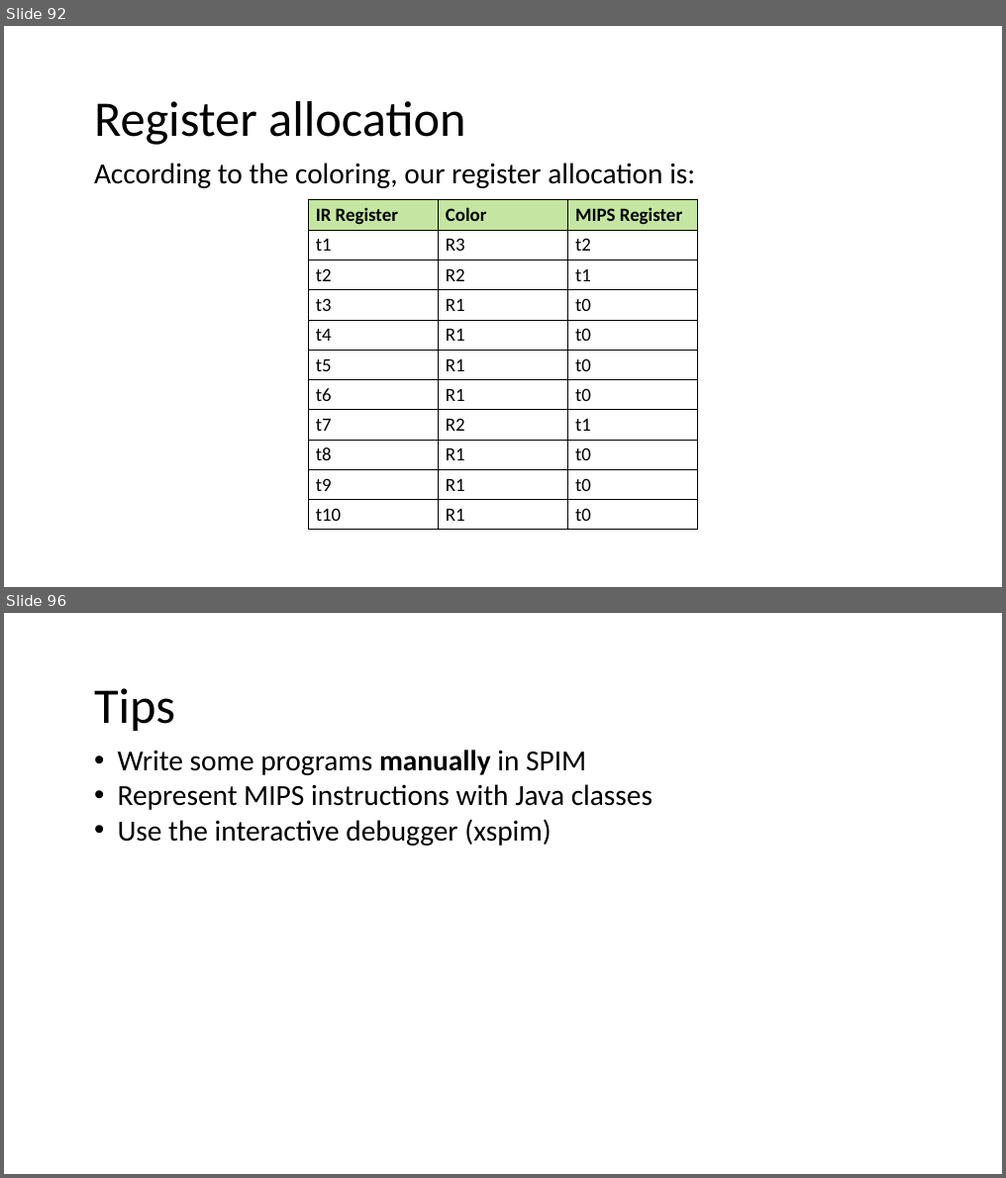
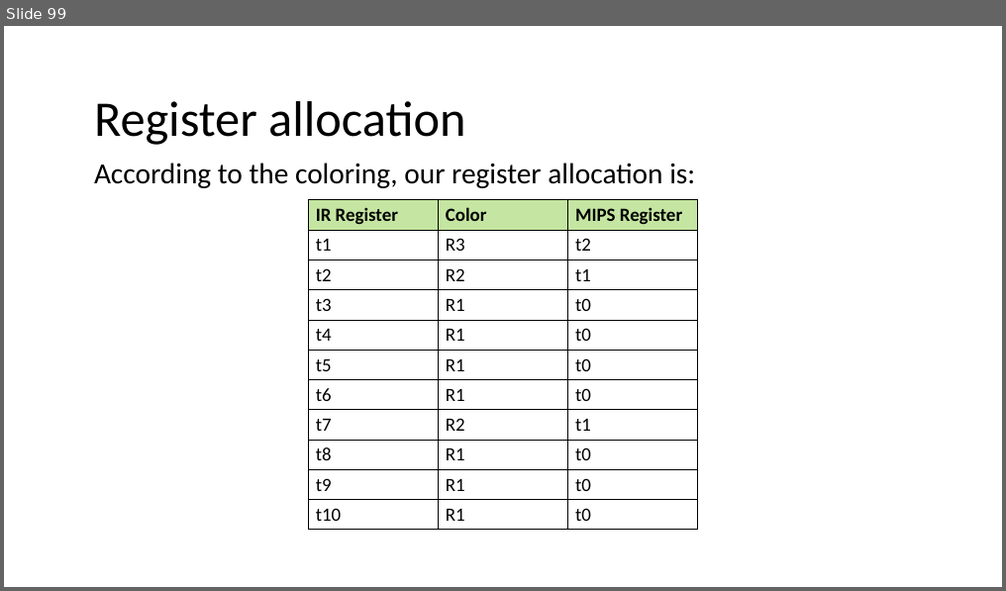
Before and after one commit to nivshani/compilation, a slide deck: slides/register_allocation.pptx. Shown one above the other, each under a label of ours: slides 92 and 96 before the commit, slide 99 after it; the slides between them are not shown. The pictures are 1006x1178 and 1006x591 pixels, drawn with LibreOffice and Linux fonts; fonts in the diff are those of the drawing. Boxes give left, top, right and bottom in pixels: in the first picture for what was removed or moved away, otherwise in the second. Text is boxed around its words. In the diff, an @@ line names an element or a change of style, - is before the commit and + after.

```diff
--- a/slides/register_allocation.pptx
+++ b/slides/register_allocation.pptx
@@ slide 96 removed at box(4, 613, 1002, 1174), background #FFFFFF @@
@@ text removed at box(94, 688, 175, 731) @@
-Tips
@@ text removed at box(118, 750, 652, 846) @@
-• Write some programs manually in SPIM
-• Represent MIPS instructions with Java classes
-• Use the interactive debugger (xspim)
@@ what was slide 92 is now slide 99 @@
```
Also in this commit, not shown: 38 slides changed, 7 slides added, 2 other slides removed, 1 other file.
